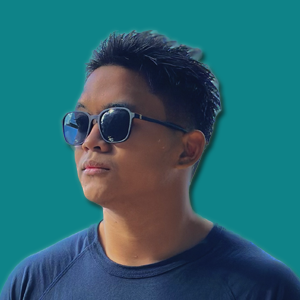
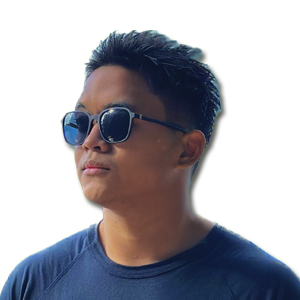
Revision of a layered 300 × 300 image; what changed, layer by layer:
removed layer "Color Fill 1" over [0, 0, 300, 300]
removed layer "Layer 1" over [0, 0, 300, 300]
